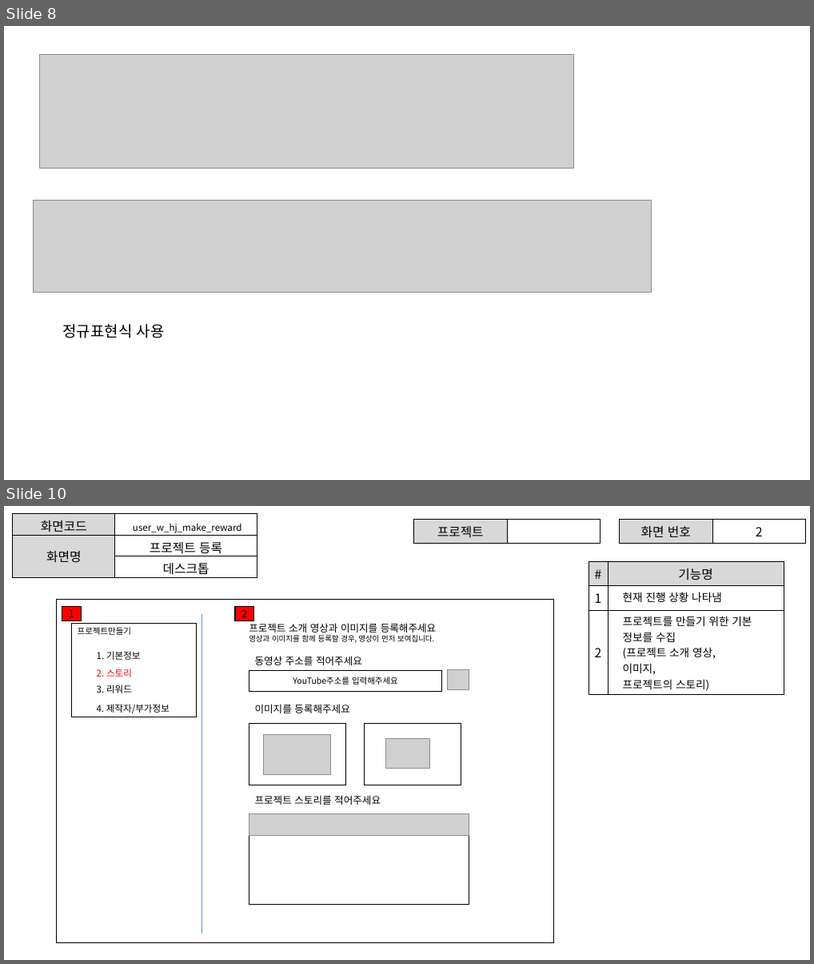
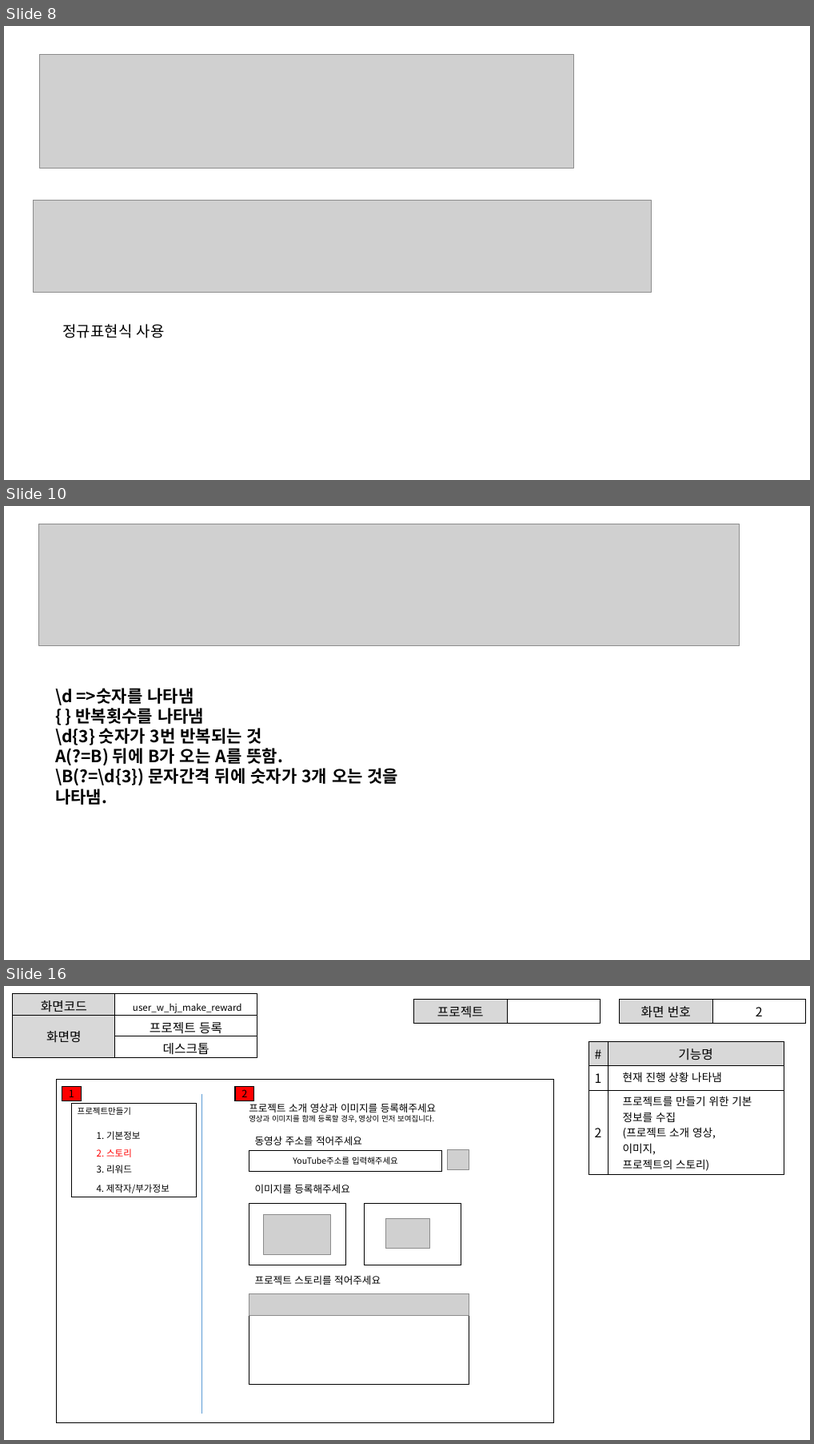
Before and after one commit to ezenteam2/EzenCrowdFunding, a slide deck: project03 화면설계서/project03 - 화면 설계서 - 형준.pptx. Shown one above the other, each under a label of ours: slides 8 and 10 before the commit, slides 8, 10 and 16 after it; the slides between them are not shown. The pictures are 814x964 and 814x1444 pixels, drawn with LibreOffice and Linux fonts; fonts in the diff are those of the drawing; grey boxes stand for pictures. Boxes give left, top, right and bottom in pixels: in the first picture for what was removed or moved away, otherwise in the second. Text is boxed around its words. In the diff, an @@ line names an element or a change of style, - is before the commit and + after.

```diff
--- a/project03 화면설계서/project03 - 화면 설계서 - 형준.pptx
+++ b/project03 화면설계서/project03 - 화면 설계서 - 형준.pptx
@@ slide 10 added at box(4, 506, 810, 960), background #FFFFFF @@
@@ picture added at box(39, 524, 740, 645) @@
@@ text added at box(55, 688, 399, 804), 20 pt, text #000000, bold @@
+\d =>숫자를 나타냄
+{ } 반복횟수를 나타냄
+\d{3} 숫자가 3번 반복되는 것
+A(?=B) 뒤에 B가 오는 A를 뜻함.
+\B(?=\d{3}) 문자간격 뒤에 숫자가 3개 오는 것을 나타냄.
@@ what was slide 10 is now slide 16 @@
```
Also in this commit, not shown: 6 other slides added, 1 slide removed.
